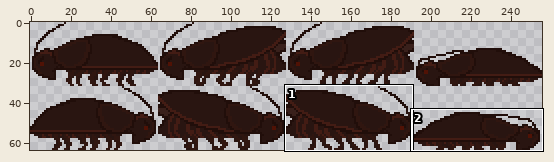
File history of a sprite sheet, games/BelowTheSurface/Resources/images/Roach.png. The first picture is a wide view before the edit; the outline marks the close-up.
Close-up. Earlier state:
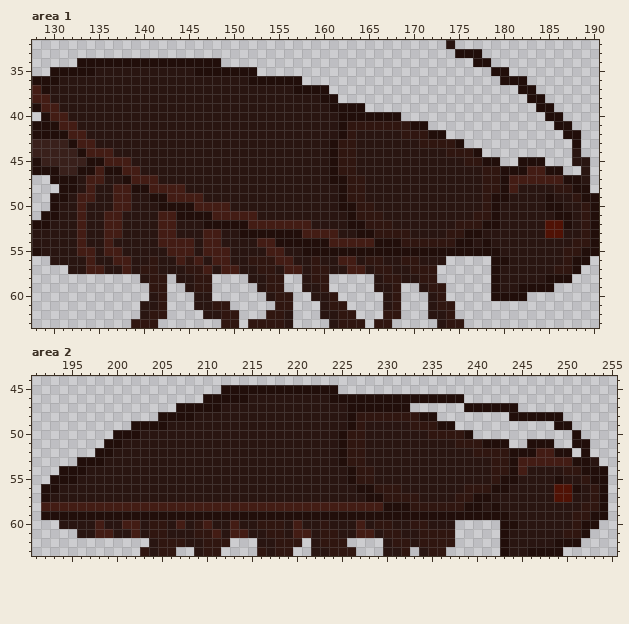
The file is 256x64 pixels. Shown: area 1: x 128..190, y 32..63; area 2: x 191..255, y 44..63. The commit also changed other parts of the picture, which this record leaves out.
The result:
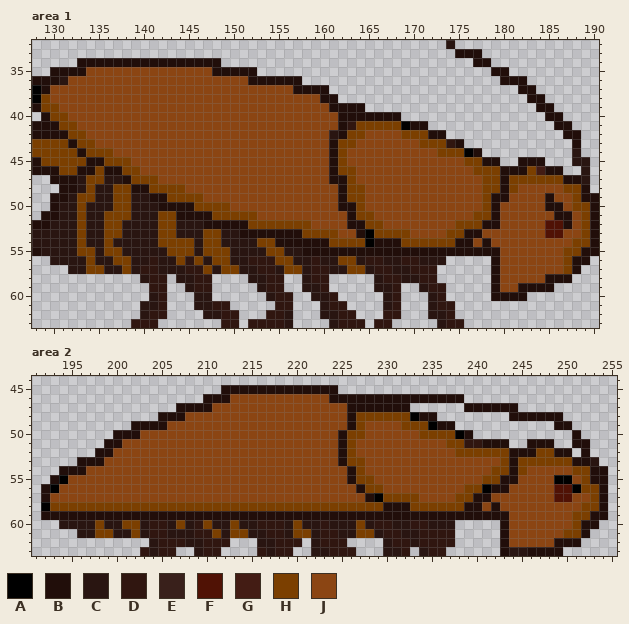
Palette (. is transparent): A #000000  B #210e0a  C #291511  D #301610  E #39201b  F #501205  G #431c14  H #7b3f00  J #8b4513
Diff:
--- area 1
@@ x 128..190 @@
 34 .....BBBBBBBBBBBBBBBB............................BB............
-35 ..BBBBBCCCCCCCCCCCBBBBBBB..........................BB..........
-36 BBBCCCCCCCCCCCCCCCCCCCCCBBBBBB......................BBB........
-37 GBCCCCCCCCCCCCCCCCCCCCCCCCCCCBBBB.....................BB.......
-38 GGCCCCCCCCCCCCCCCCCCCCCCCCCCCCCCBB.....................BB......
-39 BGGCCCCCCCCCCCCCCCCCCCCCCCCCCCCCCBBBB...................BB.....
-40 .BGGCCCCCCCCCCCCCCCCCCCCCCCCCCCCCCBBBBBBB................BB....
-41 BBBGGCCCCCCCCCCCCCCCCCCCCCCCCCCCCCBDDDDDDDBB..............BB...
-42 BBBBGGCCCCCCCCCCCCCCCCCCCCCCCCCCCCBDCCCCCDDDBB.............BB..
-43 EEEEBGGCCCCCCCCCCCCCCCCCCCCCCCCCCBDDCCCCCCCDDDDB............B..
-44 EEEEEBGGGCCCCCCCCCCCCCCCCCCCCCCCCBDDCCCCCCCCCCDDDB..........C..
-45 BEEEEEBBGGGCCCCCCCCCCCCCCCCCCCCCCBDDCCCCCCCCCCCCDDBB..BBB...CC.
-46 BBBEEBBGBBGGCCCCCCCCCCCCCCCCCCCCCBDDCCCCCCCCCCCCCCDDBBBGGBB..C.
-47 ..BBBCGGCCBGGGCCCCCCCCCCCCCCCCCCCBBDDCCCCCCCCCCCCCDDBGGGGGGBBC.
-48 ...BBCGCCGGBBGGGGCCCCCCCCCCCCCCCCCBDDCCCCCCCCCCCCCDDBGCCCCDDBB.
-49 ..BBCGGCCGGCCBBGGGGCCCCCCCCCCCCCCCBDDCCCCCCCCCCCCCDBBCCCCBCCDBB
-50 ..BCCGCCCGGCCCBBBBGGGGCCCCCCCCCCCCBBDDCCCCCCCCCCCCDBCCCCCBBCCDB
-51 .BBCCGCCGGCCCCGGBBBBGGGGGCCCCCCCCCCBDDDCCCCCCCCCCDDBCCCCCCBBCDB
-52 BBCCCGCCGGCCCCGGCCCBBBBBGGGGGGGCCCCBBDDDCCCCCCCDDDBBCCCCCFFBCDB
-53 CCCCCGCCGGCCCCGGCCCGGCCBBBBBBBGGGGCCBBDDDDCCCCDDBBCCCCCCCFFCCDB
-54 CCCCCGCCGCCCCCGGGGCGGCCCCGGBBBBBBGGGGGBBBDDDDDDBBCBCCCCCCCCCDDB
-55 BCCCCGGCGGCCCCCGGGCGGGCCCCGGCCBBBBBBBBBBBBBBBBBBBBBBCCCCCCCDDBB
-56 ..CCCCGCCGGCCDCCGDGCGGCCDDDGGCCDCCGGCDDCCDDCCC.....BBCCCCCCDBB.
-57 ....CCGGCCGCDDCCCDDGCGGCCDDCGGCDDCCGGCDDCCDDD......BCCCCCCDDB..
-58 ............CDD.CCDD....CCDD..CDD.....CDDCCDD......BCCCCCBBB...
-59 .............DD..CDD.....CDD..CCD.....CCD..CDD.....BCCBBBB.....
+35 ..BBBBJJJJJJJJJJJJJJBBBBB..........................BB..........
+36 BBBCJJJJJJJJJJJJJJJJJJJJBBBBBB......................BBB........
+37 ABJJJJJJJJJJJJJJJJJJJJJJJJJJJBBBB.....................BB.......
+38 AHJJJJJJJJJJJJJJJJJJJJJJJJJJJJJJBB.....................BB......
+39 BHHJJJJJJJJJJJJJJJJJJJJJJJJJJJJJJBBBB...................BB.....
+40 .BHHJJJJJJJJJJJJJJJJJJJJJJJJJJJJJJBBBBBBB................BB....
+41 BBBHHJJJJJJJJJJJJJJJJJJJJJJJJJJJJJBDHHHHHABB..............BB...
+42 BBBBHHJJJJJJJJJJJJJJJJJJJJJJJJJJJCBHHJJJJHHHBB.............BB..
+43 HHHHBHHJJJJJJJJJJJJJJJJJJJJJJJJJJBHHJJJJJJJHHHDB............B..
+44 HHHHHBHHHJJJJJJJJJJJJJJJJJJJJJJJJBHJJJJJJJJJJHHHAB..........C..
+45 BHHHHHBBHHHJJJJJJJJJJJJJJJJJJJJJJBHJJJJJJJJJJJJJHHBB..BBB...CC.
+46 BBBHHBBHBBHHJJJJJJJJJJJJJJJJJJJJJBHHJJJJJJJJJJJJJHHHBBBHGBB..C.
+47 ..BBBCHHCCBHHHJJJJJJJJJJJJJJJJJJJBBHJJJJJJJJJJJJJJHHBHHHHHHBBC.
+48 ...BBCHCCHHBBHHHHJJJJJJJJJJJJJJJJJBHHJJJJJJJJJJJJJHHBHJJJJJHHB.
+49 ..BBCHHCCHHCCBBHHHHJJJJJJJJJJJJJJJBHHJJJJJJJJJJJJJHBBJJJJBJJHBB
+50 ..BCCHCCCHHCCCBBBBHHHHJJJJJJJJJJJJBBHJJJJJJJJJJJJJHBJJJJJBBJHHB
+51 .BBCCHCCHHHCCCHHBBBBHHHHHJJJJJJJJJJBHHJJJJJJJJJJJHHBJJJJJJBBJHB
+52 BBCCCHCCHHCCCCHHCCCBBBBBHHHHHHHJJJJBBHHJJJJJJJJHHHBBJJJJJFFBJHB
+53 CCCCCHCCHHCCCCHHCCCHHCCBBBBBBBHHHHJJBAHHHHJJJJHHBBJJJJJJJFFJJHB
+54 CCCCCHCCHCCCCCHHHHCHHCCCCHHBBBBBBHHHHABBBHHHHHHBBJBJJJJJJJJJHHB
+55 BCCCCHHCHHCCCCCHHHCHHHCCCCHHCCBBBBBBBBBBBBBBBBBBBBBBJJJJJJJHHBB
+56 ..CCCCHCCHHCCDCCHDHCHHCCDDDHHCCDCCHHCDDCCDDCCC.....BJJJJJJJHBB.
+57 ....CCHHCCHCDDCCCDDHCHHCCDDCHHCDDCCHHCDDCCDDD......BJJJJJJJHB..
+58 ............CDD.CCDD....CCDD..CDD.....CDDCCDD......BJJJJJBBB...
+59 .............DD..CDD.....CDD..CCD.....CCD..CDD.....BJJBBBB.....
 60 .............CD...CC......CDD..CCD.....CD...CD.....BBBB........
--- area 2
@@ x 191..255 @@
 45 .....................BBBBBBBBBBBBB...............................
-46 ...................BBBBBCCCCCCCCCBBBBBBBBBBBBBBB.................
-47 ................BBBBBCCCCCCCCCCCCCCBBBBBBB......BBBBBB...........
-48 ..............BBBBCCCCCCCCCCCCCCCCCBDDDDDDDBB........BBBBBB......
-49 ...........BBBBCCCCCCCCCCCCCCCCCCCCBDCCCCCDDDBB...........BB.....
-50 .........BBBCCCCCCCCCCCCCCCCCCCCCCBDDCCCCCCCDDDDB...........B....
-51 ........BBCCCCCCCCCCCCCCCCCCCCCCCCBDDCCCCCCCCCCDDDBBB..BBB..BB...
-52 .......BBCCCCCCCCCCCCCCCCCCCCCCCCCBDDCCCCCCCCCCCCDDDDBBBGGBB.B...
-53 .....BBBCCCCCCCCCCCCCCCCCCCCCCCCCCBDDCCCCCCCCCCCCCCDDBGGGGGGBBC..
-54 ...BBBCCCCCCCCCCCCCCCCCCCCCCCCCCCCCBDDCCCCCCCCCCCCCDDBGCCCCDDBBB.
-55 ..BBBCCCCCCCCCCCCCCCCCCCCCCCCCCCCCCBDDCCCCCCCCCCCCCDBBCCCCBCCDBB.
-56 .BBCCCCCCCCCCCCCCCCCCCCCCCCCCCCCCCCCBBDDDCCCCCCCDDDBBCCCCCFFBCDB.
-57 .BCCCCCCCCCCCCCCCCCCCCCCCCCCCCCCCCCCCBBDDDDCCCCDDBBCCCCCCCFFCCDB.
-58 .GGGGGGGGGGGGGGGGGGGGGGGGGGGGGGGGGGGGGGBBBDDDDDDBBCBCCCCCCCCCDDB.
-59 .BBBBBBBBBBBBBBBBBBBBBBBBBBBBBBBBBBBBBBBBBBBBBBBBBBBBCCCCCCCDDBB.
-60 ...CCCCGCCGGCDDCGCDGCCGCCDDDCGCCDCCCGCDDCCDDCCC.....BBCCCCCCDBB..
-61 .....CCGGCCGCDDCCCDDGCGGCCDDCGGCDDCCGGCDDCCDDDD.....BCCCCCCDDB...
-62 .............CDDDCCDDD...CCDDD.CDDD....CDDCDDDD.....BCCCCCBBB....
+46 ...................BBBJJJJJJJJJJJBBBBBBBBBBBBBBB.................
+47 ................BBBBJJJJJJJJJJJJJJJBBBBBBB......BBBBBB...........
+48 ..............BBBJJJJJJJJJJJJJJJJJJBHHHHHHABB........BBBBBB......
+49 ...........BBBBJJJJJJJJJJJJJJJJJJJJBHJJJJHHHABB...........BB.....
+50 .........BBBJJJJJJJJJJJJJJJJJJJJJJBHHJJJJJJHHHHAB...........B....
+51 ........BBJJJJJJJJJJJJJJJJJJJJJJJJBHJJJJJJJJJJHHDDBBB..BBB..BB...
+52 .......BBJJJJJJJJJJJJJJJJJJJJJJJJJBHJJJJJJJJJJJHHHHHHBBBHHBB.B...
+53 .....BBBJJJJJJJJJJJJJJJJJJJJJJJJJJBHHJJJJJJJJJJJJJJJHBHHHHHHBBC..
+54 ...BBBJJJJJJJJJJJJJJJJJJJJJJJJJJJJJBHJJJJJJJJJJJJJJHHBHJJJJJHHBB.
+55 ..BAJJJJJJJJJJJJJJJJJJJJJJJJJJJJJJJBHHJJJJJJJJJJJJHHBBJJJJAAJHBB.
+56 .BAJJJJJJJJJJJJJJJJJJJJJJJJJJJJJJJJJBHHJJJJJJJJJHHABBJJJJJFFAHHB.
+57 .BJJJJJJJJJJJJJJJJJJJJJJJJJJJJJJJJJJJBAHHHHJJJJHHBBJJJJJJJFFJJHB.
+58 .AHHHHHHHHHHHHHHHHHHHHHHHHHHHHHHHHHHHHHBBBHHHHHHBBJBJJJJJJJJJHHB.
+59 .BBBBBBBBBBBBBBBBBBBBBBBBBBBBBBBBBBBBBBBBBBBBBBBBBBBBJJJJJJJHHBB.
+60 ...CCCCHCCHHCDDCHCDHCCHCCDDDCHCCDCCCHCDDCCDDCCC.....BJJJJJJJHBB..
+61 .....CCHHCCHCDDCCCDDHCHHCCDDCHHCDDCCHHCDDCCDDDD.....BJJJJJJHHB...
+62 .............CDDDCCDDD...CCDDD.CDDD....CDDCDDDD.....BJJJJJBBB....
 63 ............DCDD..CDD....DCDD..CCDDD...CCD.CDD......BCCBBBB......
